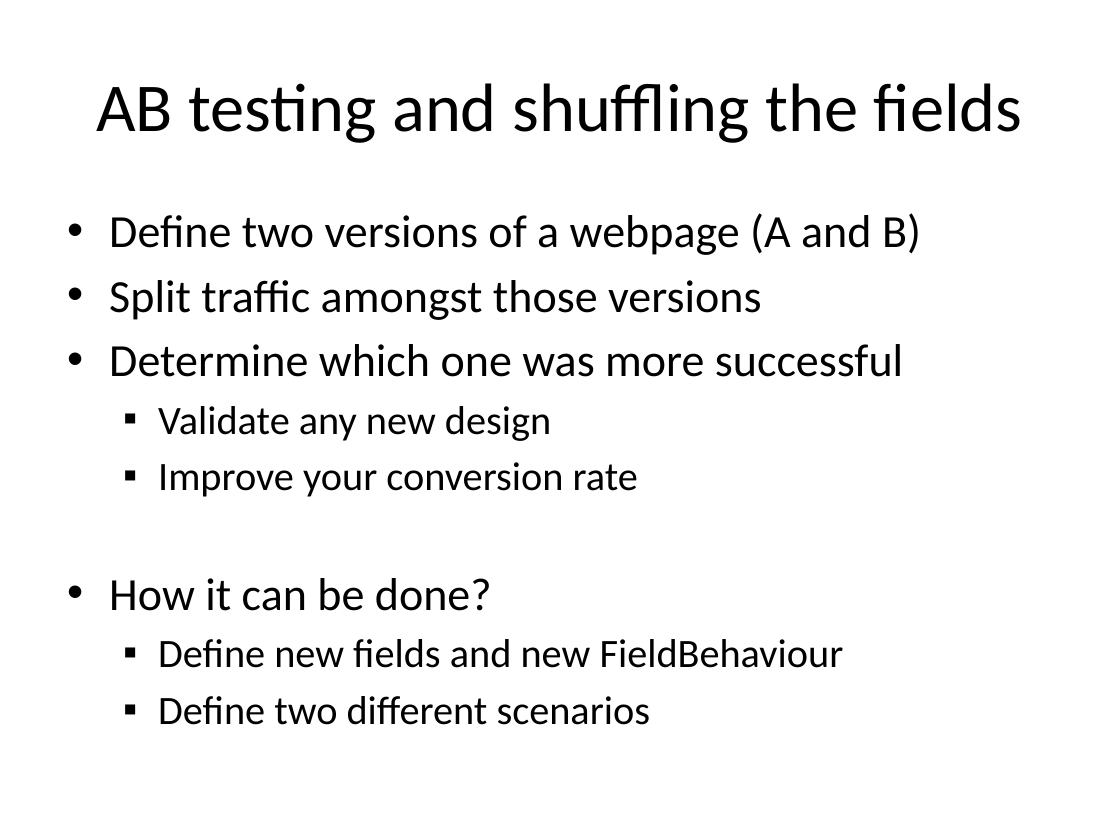
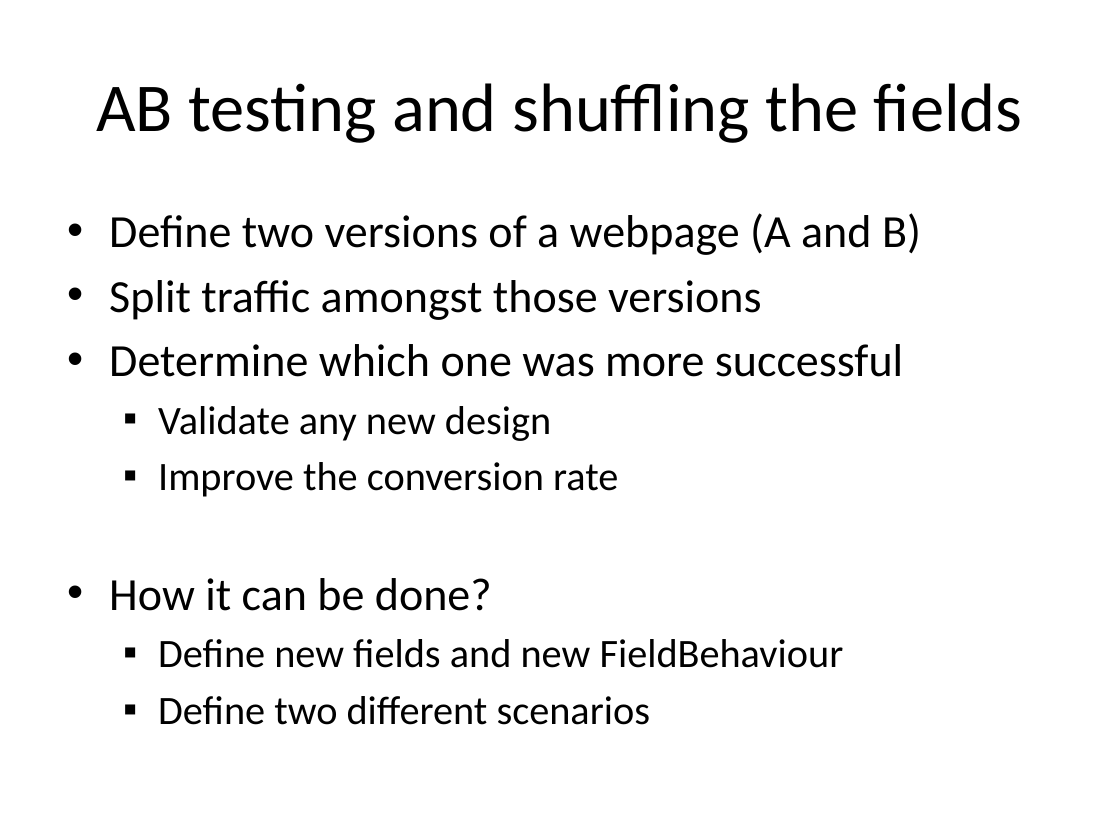
Before and after one commit to lesfurets/mdl4ui, a slide deck: slide 52 of mdl4ui-docs/mdl4ui_cg2013.pptx. Drawn at 1120x840 pixels with LibreOffice and Linux fonts; fonts in the diff are those of the drawing; background and template pictures are left out. Boxes give left, top, right and bottom in pixels: in the first picture for what was removed or moved away, otherwise in the second. Text is boxed around its words. In the diff, an @@ line names an element or a change of style, - is before the commit and + after.

```diff
--- a/mdl4ui-docs/mdl4ui_cg2013.pptx
+++ b/mdl4ui-docs/mdl4ui_cg2013.pptx
@@ text at (x1=158, y1=462, x2=618, y2=497): text changed @@
-  ▪ Improve your conversion rate
+  ▪ Improve the conversion rate
```
Also in this commit, not shown: 7 other slides changed.
